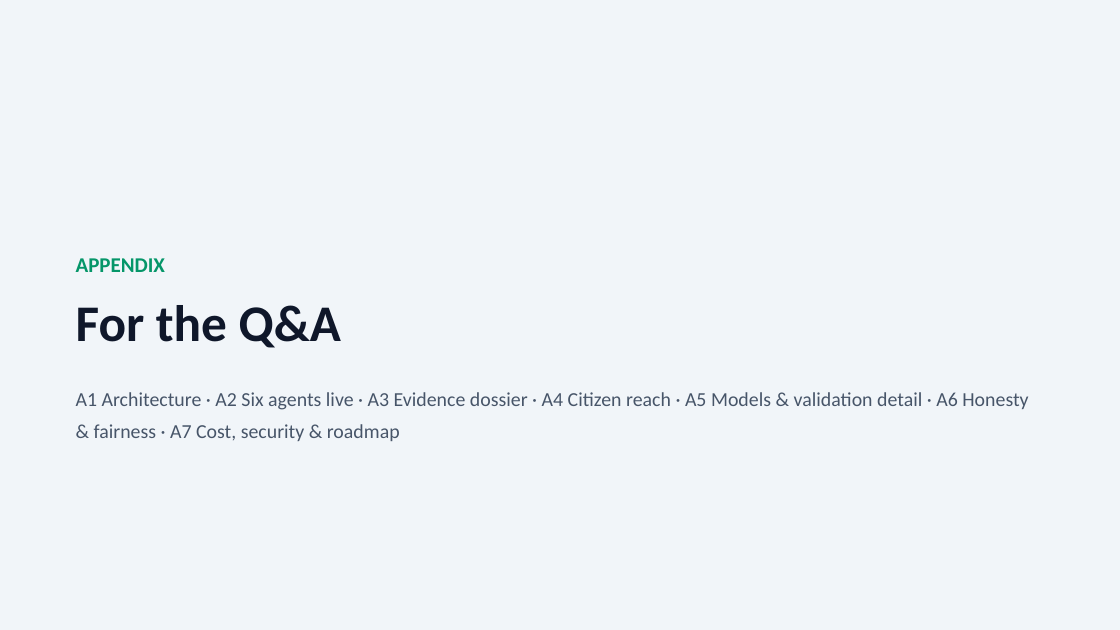
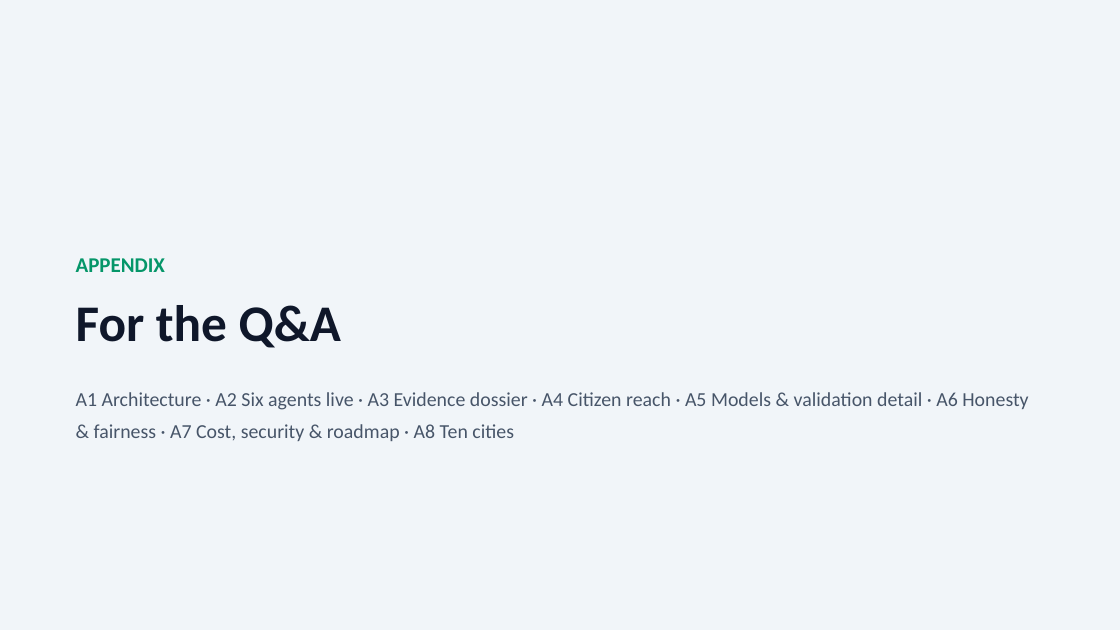
Before and after one commit to omkarrr88/VayuNetra, a slide deck: slide 8 of docs/VayuNetra_Pitch.pptx. Drawn at 1120x630 pixels with LibreOffice and Linux fonts; fonts in the diff are those of the drawing. Boxes give left, top, right and bottom in pixels: in the first picture for what was removed or moved away, otherwise in the second. Text is boxed around its words. In the diff, an @@ line names an element or a change of style, - is before the commit and + after.

```diff
--- a/docs/VayuNetra_Pitch.pptx
+++ b/docs/VayuNetra_Pitch.pptx
@@ text at <box>76,392,1028,441</box>: text changed @@
-A1 Architecture · A2 Six agents live · A3 Evidence dossier · A4 Citizen reach · A5 Models & validation detail · A6 Honesty & fairness · A7 Cost, security & roadmap
+A1 Architecture · A2 Six agents live · A3 Evidence dossier · A4 Citizen reach · A5 Models & validation detail · A6 Honesty & fairness · A7 Cost, security & roadmap · A8 Ten cities
```
Also in this commit, not shown: 6 other slides changed, 1 slide added, 48 other files.
